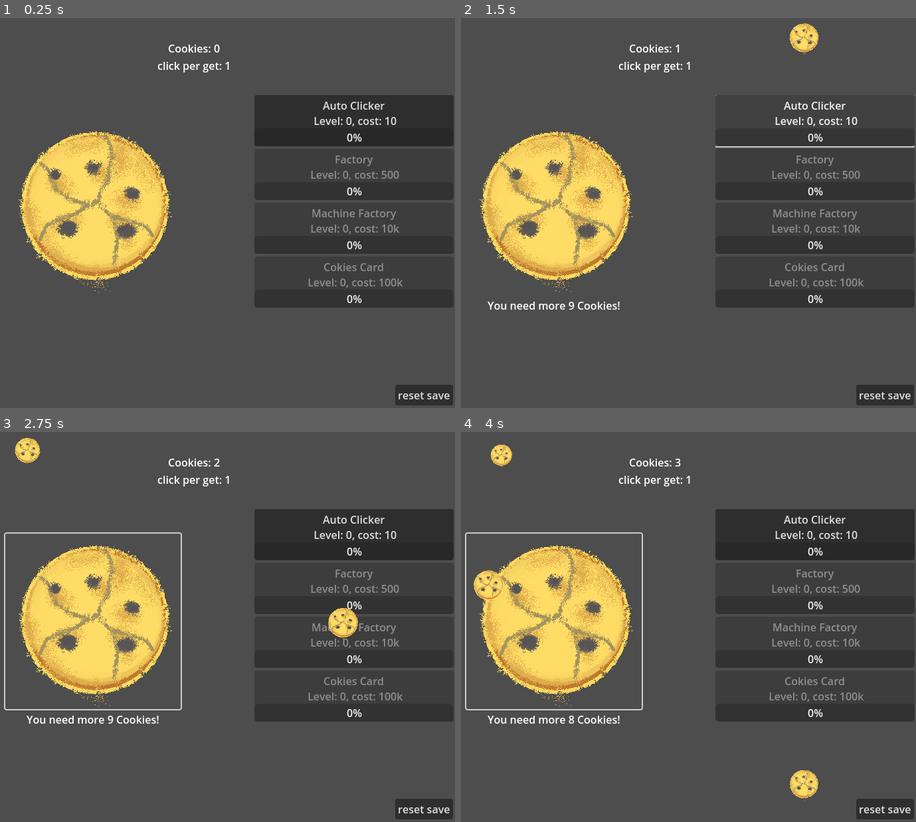
Above: before the commit, frames 1-4 (two rows, left to right).
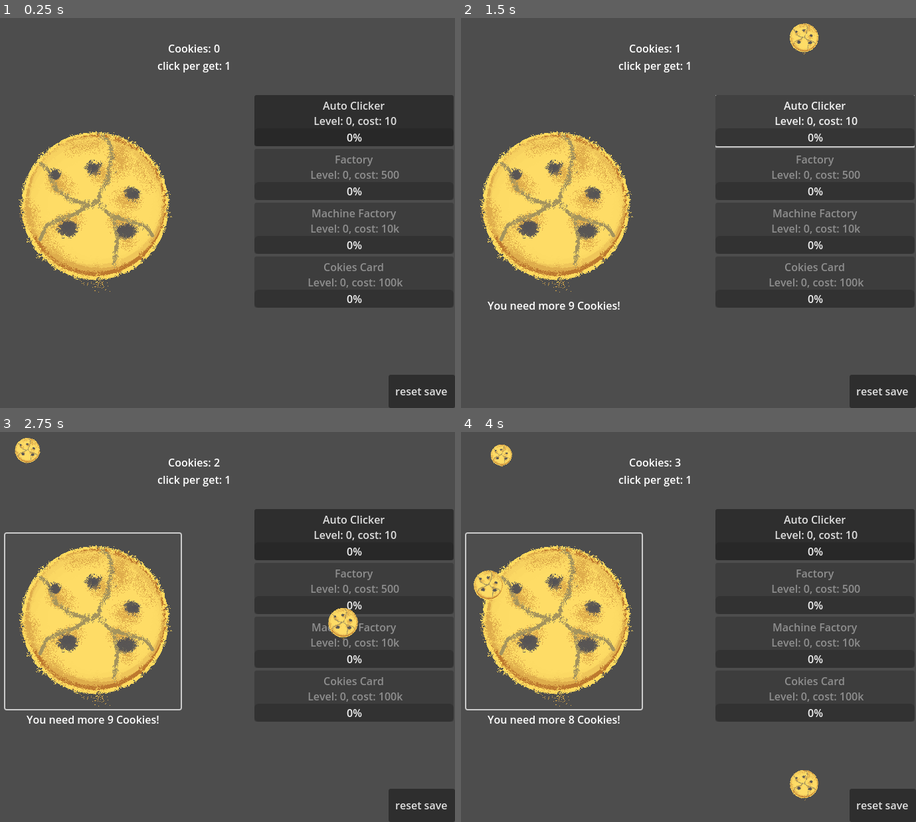
Above: after the commit, the same moments.

Repository: ALOBugTea/godot_cookieclickgame_bignum
Game: Godot game, scene res://Game.tscn
Same seed, same stepped clock (60 frames per second), same inputs: the game is played once before the commit and once after it.
Inputs (mouse positions are in pixels of both pictures, inside the frame that each line leads up to):
- Up to frame 1 (0.25 s): no input
- Up to frame 2 (1.5 s): click (552, 209) at 0.5 s; click "Auto Clicker Level: 0, cost: …" at 1.25 s
- Up to frame 3 (2.75 s): click (91, 623) at 2 s
- Up to frame 4 (4 s): click "Auto Clicker Level: 0, cost: …" at 2.75 s; click (552, 623) at 3.5 s

The runs differ from the first frame. In frame 1, 0.8% of the frame differs, in the area x 85-100%, y 91-100%; in frame 2, 0.8%; in frame 3, 0.8%; in frame 4, 0.8%.

Commit message:
fixed layout of resetSaveButton

Diff:
--- a/Gamepanel.tscn
+++ b/Gamepanel.tscn
@@ -159,10 +159,10 @@
 
 [node name="resetSaveButton" type="Button" parent="."]
 layout_mode = 0
-offset_left = 710.0
-offset_top = 565.0
-offset_right = 797.0
-offset_bottom = 596.0
+offset_left = 700.0
+offset_top = 550.0
+offset_right = 800.0
+offset_bottom = 600.0
 text = "reset save"
 
 [node name="ConfirmationDialog" type="ConfirmationDialog" parent="resetSaveButton"]
